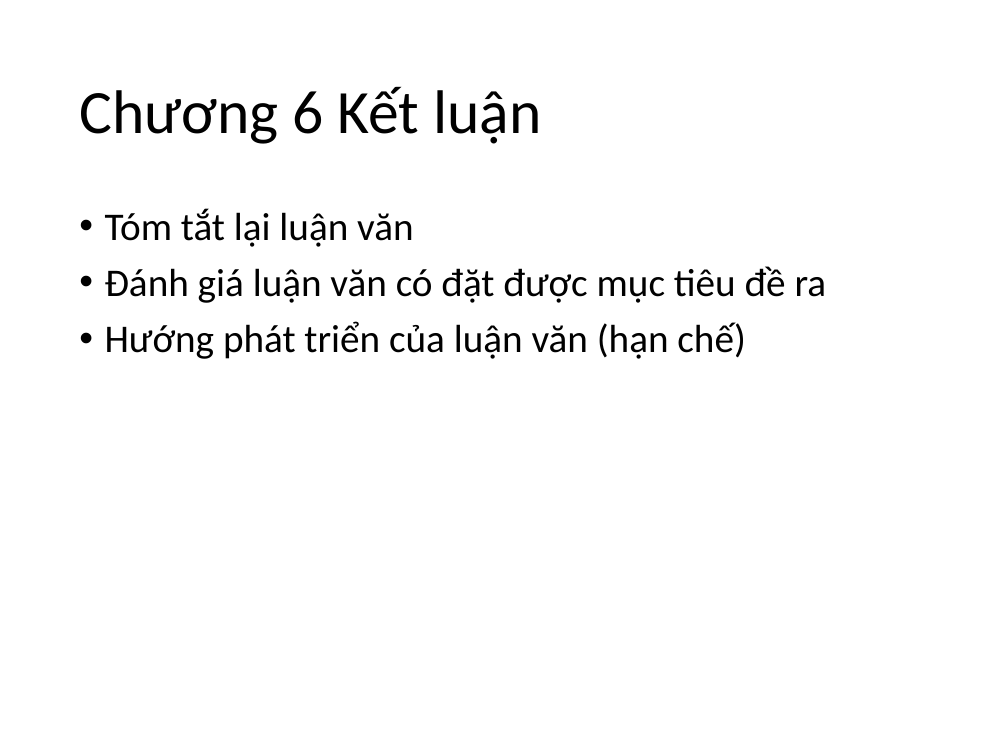
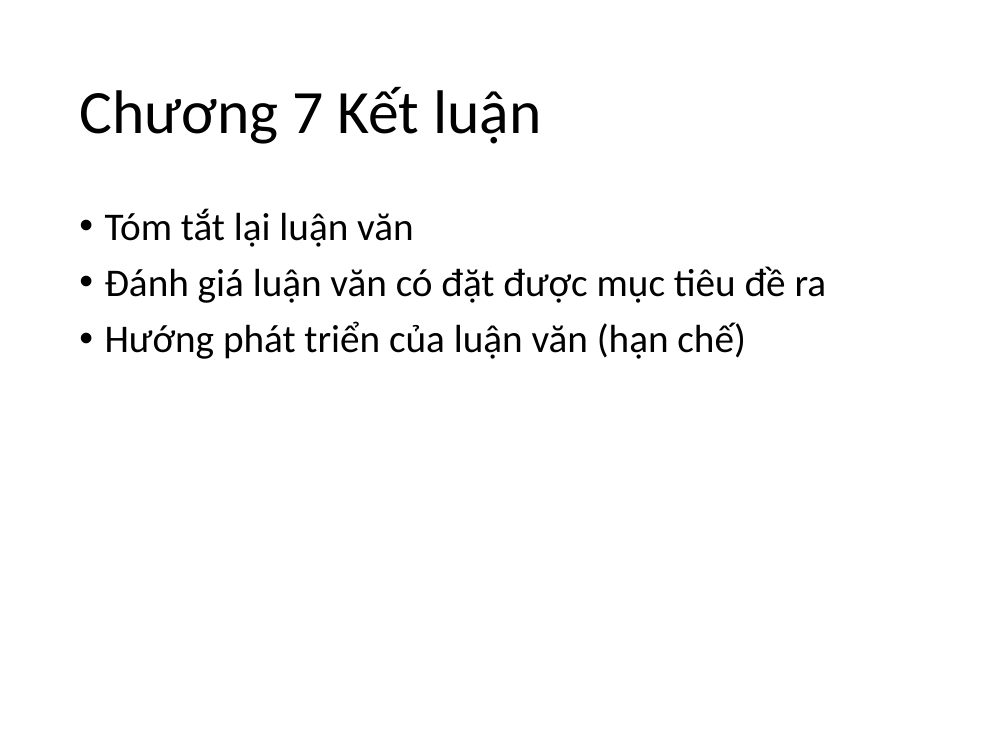
Before and after one commit to phamngoctuan1995/latex_thesis, a slide deck: slide 10 of CauTrucLuanVan.pptx (slide 9 before the commit). Drawn at 1008x756 pixels with LibreOffice and Linux fonts; fonts in the diff are those of the drawing. Boxes give left, top, right and bottom in pixels: in the first picture for what was removed or moved away, otherwise in the second. Text is boxed around its words. In the diff, an @@ line names an element or a change of style, - is before the commit and + after.

```diff
--- a/CauTrucLuanVan.pptx
+++ b/CauTrucLuanVan.pptx
@@ title at <box>79,86,541,144</box>: text changed @@
-Chương 6 Kết luận
+Chương 7 Kết luận
```
Also in this commit, not shown: 4 other slides changed, 1 slide added, 6 other files.
